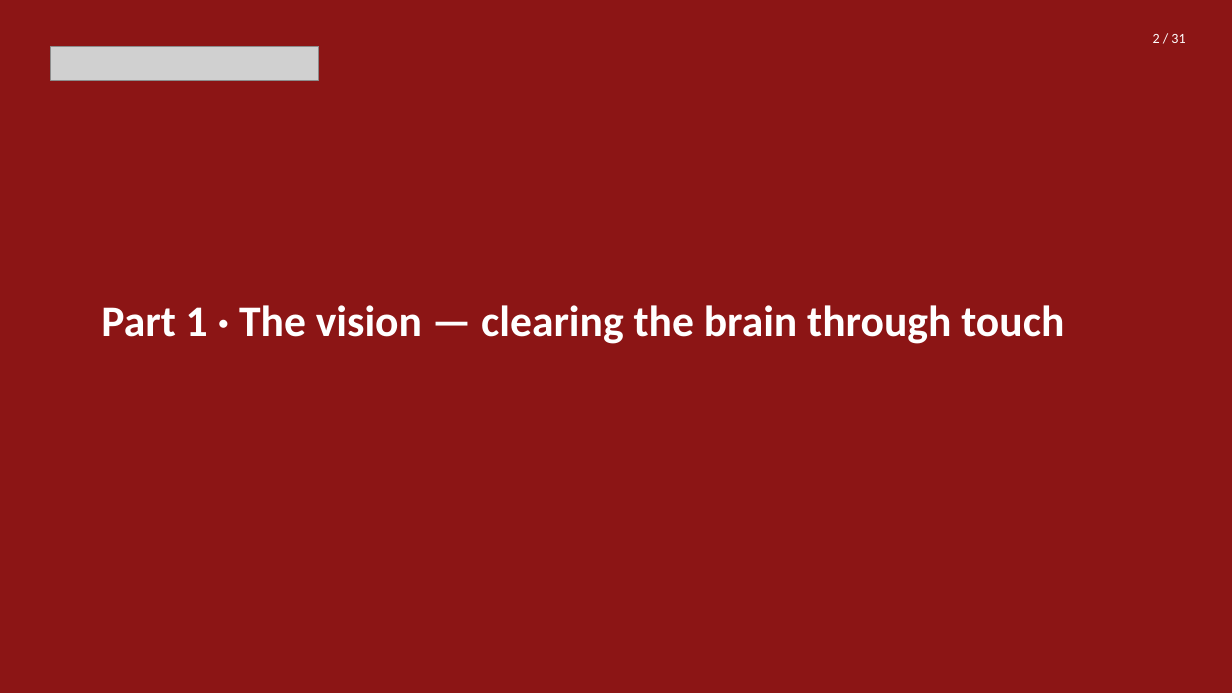
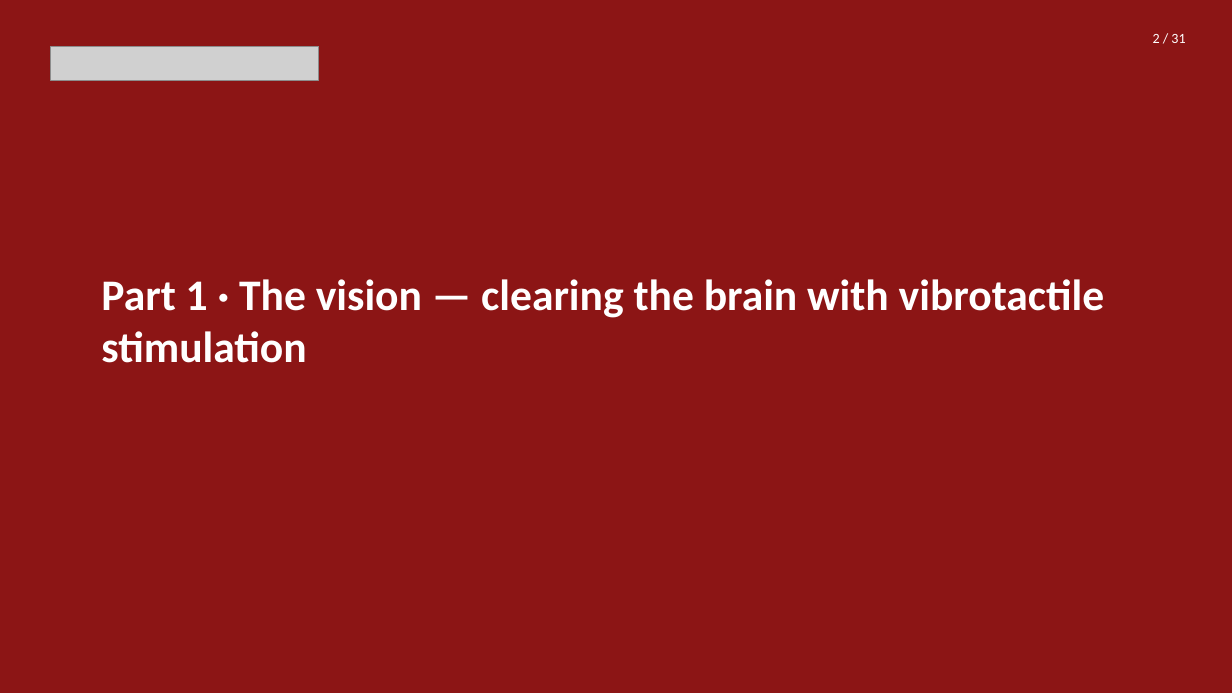
Before and after one commit to wehabit/hpaticmousebuzsakilab, a slide deck: slide 2 of presentation/haptic_brain_talk.pptx. Drawn at 1232x693 pixels with LibreOffice and Linux fonts; fonts in the diff are those of the drawing; grey boxes stand for pictures. Boxes give left, top, right and bottom in pixels: in the first picture for what was removed or moved away, otherwise in the second. Text is boxed around its words. In the diff, an @@ line names an element or a change of style, - is before the commit and + after.

```diff
--- a/presentation/haptic_brain_talk.pptx
+++ b/presentation/haptic_brain_talk.pptx
@@ text at bbox=[101, 279, 1105, 363]: text changed @@
-Part 1 · The vision — clearing the brain through touch
+Part 1 · The vision — clearing the brain with vibrotactile stimulation
```
Also in this commit, not shown: 7 other slides changed, 2 other files.
